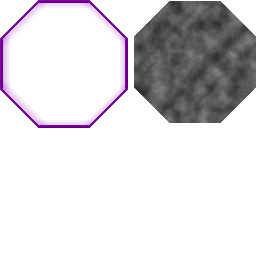
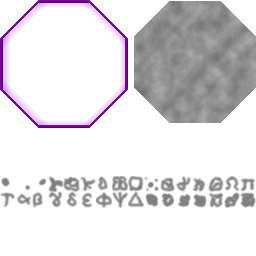
Revision of a layered (256, 256) image; what changed, layer by layer:
painted on "inside" over [left=134, top=1, right=256, bottom=123]
added layer "clouds" above "blurs" over [left=0, top=176, right=256, bottom=209]
